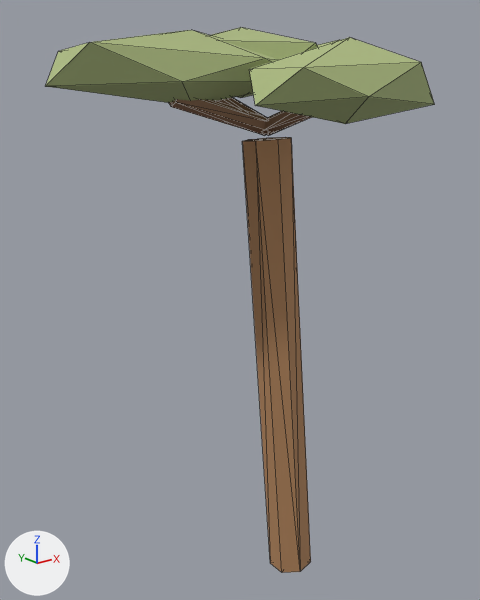
Renders of the glTF model assets/visual/generated/environment/savanna_01.glb from each side of a commit.
One viewpoint serves both versions: a 50 mm lens placed at (-3.0, -3.13, 3.45), pointed at (-0.28, 0.27, 2.09). Lighting does not change. The marker at lower left points along +X, +Y and +Z. The picture after the commit comes second. Mesh edges are drawn as thin lines. Vertices at exactly the same position are counted once.

In view in the first picture: 'savanna_01'.
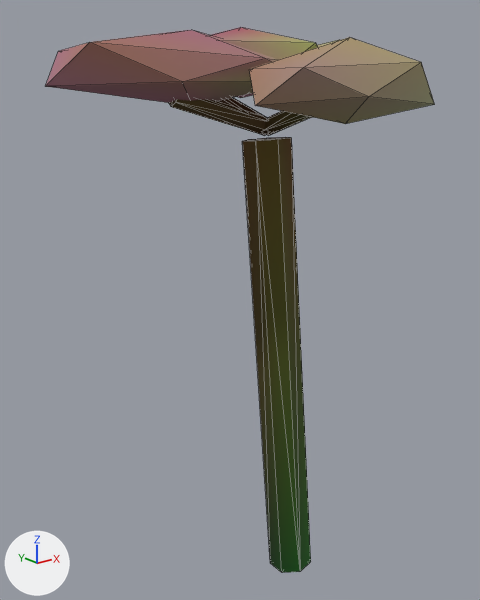
Location of each change, (x1, y1, x2, y2) in pixels of the pictures (480 x 600 px):
'savanna_01', recoloured (darker): (46, 27, 434, 573) in both

The change, as a list of edits to the scene's bpy script:
```text
Change mat_trunk:
    where n0 = _N.new('ShaderNodeBsdfPrincipled'); n0.name = 'Principled BSDF'
    remove n0.inputs[0].default_value = (0.42, 0.22, 0.1, 1.0)  # 'Base Color', brown #ad8159
    add n2 = _N.new('ShaderNodeMix'); n2.name = 'Mix'
    add n2.data_type = 'RGBA'
    add n2.blend_type = 'MULTIPLY'
    add n2.inputs[0].default_value = 1.0  # 'Factor'
    add n2.inputs[7].default_value = (0.42, 0.22, 0.1, 1.0)  # 'B', brown #ad8159
    add n3 = _N.new('ShaderNodeVertexColor'); n3.name = 'Color Attribute'
    add _L.new(n2.outputs[2], n0.inputs[0])  # 'Result' to 'Base Color'
    add _L.new(n3.outputs[0], n2.inputs[6])  # 'Color' to 'A'
Change mat_bark_dark:
    where n0 = _N.new('ShaderNodeBsdfPrincipled'); n0.name = 'Principled BSDF'
    remove n0.inputs[0].default_value = (0.26, 0.14, 0.08, 1.0)  # 'Base Color', brown #8b6950
    add n2 = _N.new('ShaderNodeMix'); n2.name = 'Mix'
    add n2.data_type = 'RGBA'
    add n2.blend_type = 'MULTIPLY'
    add n2.inputs[0].default_value = 1.0  # 'Factor'
    add n2.inputs[7].default_value = (0.26, 0.14, 0.08, 1.0)  # 'B', brown #8b6950
    add n3 = _N.new('ShaderNodeVertexColor'); n3.name = 'Color Attribute'
    add _L.new(n2.outputs[2], n0.inputs[0])  # 'Result' to 'Base Color'
    add _L.new(n3.outputs[0], n2.inputs[6])  # 'Color' to 'A'
Change mat_savanna_leaf:
    where n0 = _N.new('ShaderNodeBsdfPrincipled'); n0.name = 'Principled BSDF'
    remove n0.inputs[0].default_value = (0.42, 0.5, 0.22, 1.0)  # 'Base Color', green #adbc81
    add n2 = _N.new('ShaderNodeMix'); n2.name = 'Mix'
    add n2.data_type = 'RGBA'
    add n2.blend_type = 'MULTIPLY'
    add n2.inputs[0].default_value = 1.0  # 'Factor'
    add n2.inputs[7].default_value = (0.42, 0.5, 0.22, 1.0)  # 'B', green #adbc81
    add n3 = _N.new('ShaderNodeVertexColor'); n3.name = 'Color Attribute'
    add _L.new(n2.outputs[2], n0.inputs[0])  # 'Result' to 'Base Color'
    add _L.new(n3.outputs[0], n2.inputs[6])  # 'Color' to 'A'
Change me_cylinder_024:
    where me_cylinder_024.from_pydata(...)  # 120 vertices, 204 faces; spans x -1.55..1.17, y -0.72..0.98, z -0.01..3.85
    used by ob_savanna_01; location = (0.0, 0.0, 0.0)
    me_cylinder_024 part 1: vertex colours changed
```
